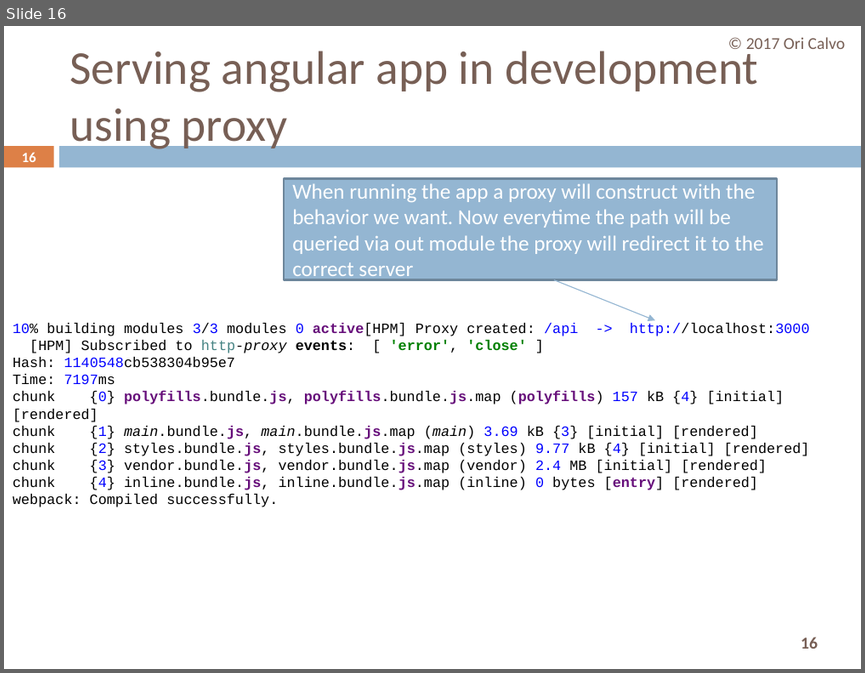
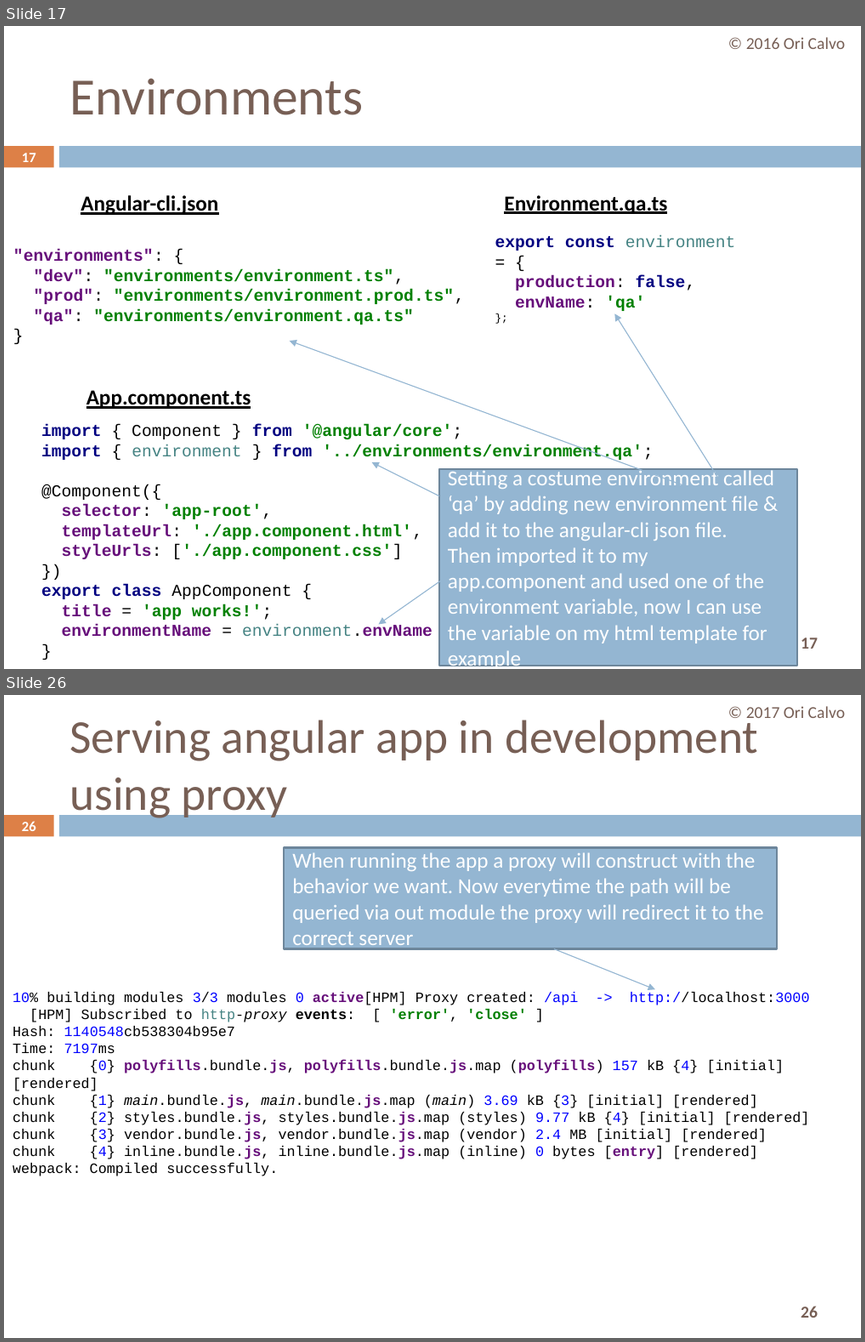
Before and after one commit to oricalvo/course-angular, a slide deck: PPTs/cli.pptx. Shown one above the other, each under a label of ours: slide 16 before the commit, slides 17 and 26 after it; the slides between them are not shown. The pictures are 865x673 and 865x1342 pixels, drawn with LibreOffice and Linux fonts; fonts in the diff are those of the drawing. Boxes give left, top, right and bottom in pixels: in the first picture for what was removed or moved away, otherwise in the second. Text is boxed around its words. In the diff, an @@ line names an element or a change of style, - is before the commit and + after.

```diff
--- a/PPTs/cli.pptx
+++ b/PPTs/cli.pptx
@@ slide 17 added at (4, 26, 861, 669), background #FFFFFF; not listed: 3 template elements that a slide beside it also shows @@
@@ text added at (746, 37, 845, 49), 14 pt, text #775F55 @@
+© 2016 Ori Calvo
@@ title added at (69, 78, 363, 115), 44 pt, text #775F55 @@
+Environments
@@ page number added at (22, 153, 36, 162), 11.9 pt, text #FFFFFF, bold @@
+17
@@ text added at (80, 195, 218, 215), 18 pt, text #000000, bold, underline @@
+Angular-cli.json
@@ text added at (504, 195, 667, 214), 18 pt, text #000000, bold, underline @@
+Environment.qa.ts
@@ text added at (13, 249, 465, 324), 14 pt, text #008000, bold @@
+"environments": {
+"dev": "environments/environment.ts",
+"prod": "environments/environment.prod.ts",
+"qa": "environments/environment.qa.ts"
+}
@@ text added at (495, 235, 735, 311), 14 pt, text #660E7A, bold @@
+export const environment = {
+production: false,
+envName: 'qa'
+};
@@ arrow added from (729, 495) to (615, 314), #94B6D2 0.79 pt @@
@@ arrow added from (713, 495) to (290, 340), #94B6D2 0.79 pt @@
@@ text added at (86, 390, 251, 408), 18 pt, text #000000, bold, underline @@
+App.component.ts
@@ text added at (41, 424, 653, 636), 14 pt, text #008000, bold @@
+import { Component } from '@angular/core';
+import { environment } from '../environments/environment.qa';
+@Component({
+selector: 'app-root',
+templateUrl: './app.component.html',
+styleUrls: ['./app.component.css']
+})
+export class AppComponent {
+title = 'app works!';
+environmentName = environment.envName
+}
@@ arrow added from (439, 495) to (371, 462), #94B6D2 0.79 pt @@
@@ rectangle added at (439, 469, 796, 665), fill #94B6D2, outline #6D879B 1.5 pt, 18 pt, text #FFFFFF @@
+Setting a costume environment called ‘qa’ by adding new environment file & add it to the angular-cli json file.
+Then imported it to my app.component and used one of the environment variable, now I can use the variable on my html template for example
@@ arrow added from (446, 577) to (378, 624), #94B6D2 0.79 pt @@
@@ what was slide 16 is now slide 26 @@
@@ page number at (22, 821, 36, 831): text changed @@
-16
+26
@@ page number at (800, 1305, 817, 1317): text changed @@
-16
+26
```
Also in this commit, not shown: 17 slides changed, 12 other slides added, 1 slide removed.
